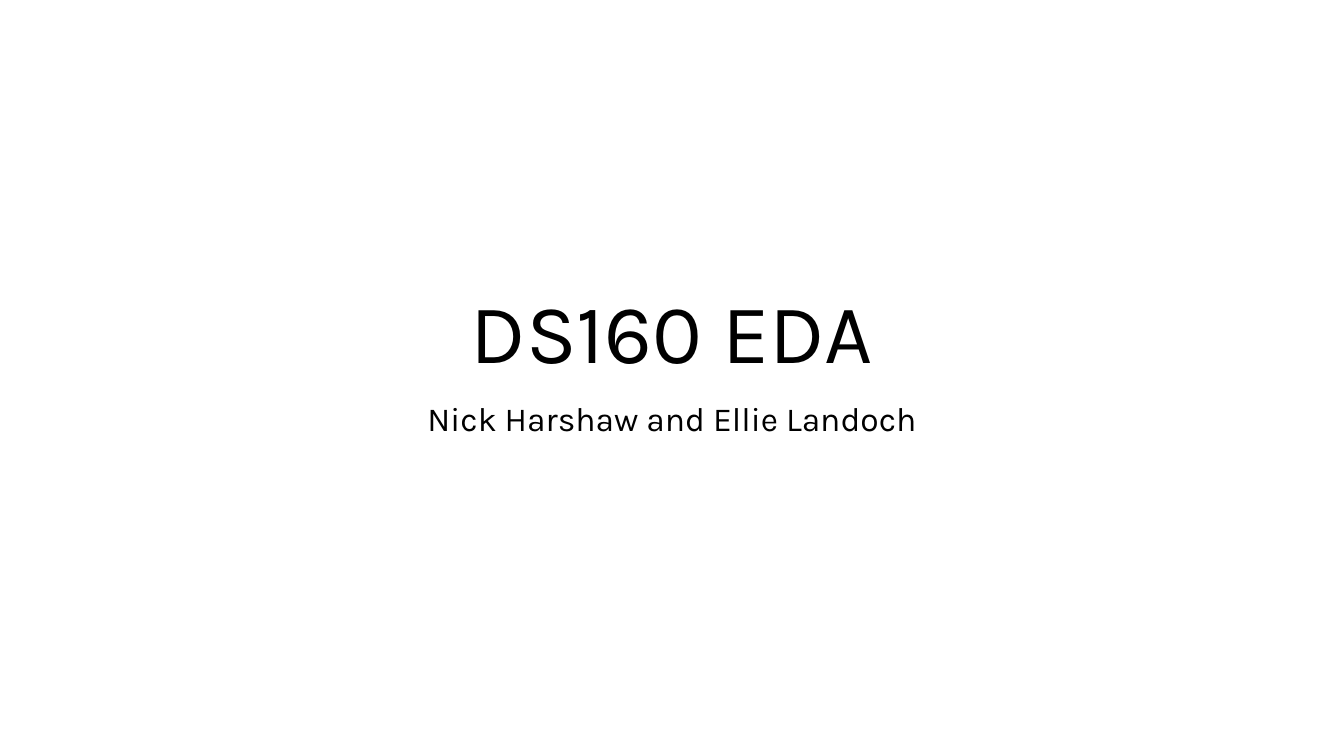
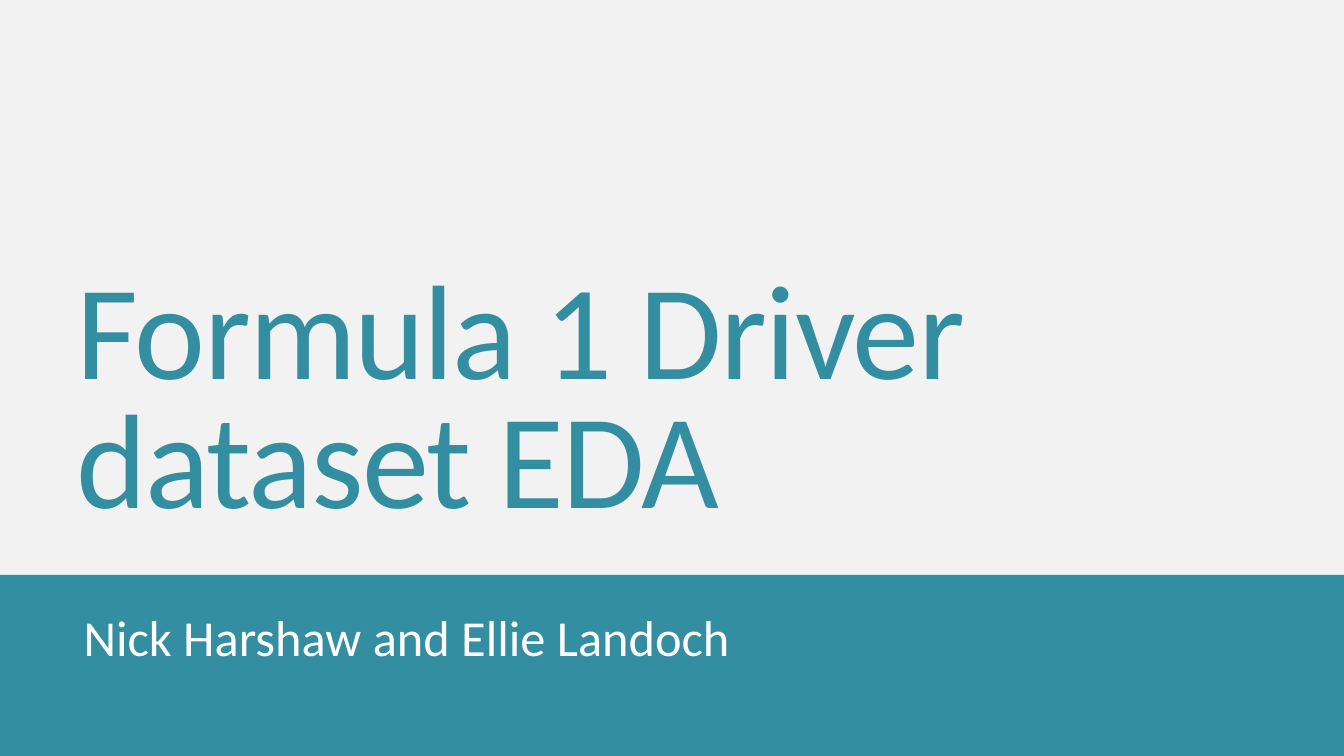
Before and after one commit to nickharshaw/Team-Project-1-NGH-EJL, a slide deck: slide 1 of TP1_NGH_EJL.pptx. Drawn at 1344x756 pixels with LibreOffice and Linux fonts; fonts in the diff are those of the drawing. Boxes give left, top, right and bottom in pixels: in the first picture for what was removed or moved away, otherwise in the second. Text is boxed around its words. In the diff, an @@ line names an element or a change of style, - is before the commit and + after.

```diff
--- a/TP1_NGH_EJL.pptx
+++ b/TP1_NGH_EJL.pptx
@@ rectangle added at bbox=[0, 0, 1344, 756], fill #F2F2F2 @@
@@ title at bbox=[77, 285, 965, 509]: text changed; size 60 to 96 pt; font Karla to Calibri; text colour #000000 to #328EA0 @@
-DS160 EDA
+Formula 1 Driver dataset EDA
@@ rectangle added at bbox=[0, 575, 1344, 756], fill #328EA0 @@
@@ subtitle "Nick Harshaw and Ellie Landoch": place and size @@
-subtitle "Nick Harshaw and Ellie Landoch" at bbox=[427, 408, 916, 432]
+subtitle "Nick Harshaw and Ellie Landoch" at bbox=[84, 621, 730, 657]
@@ subtitle "Nick Harshaw and Ellie Landoch" at bbox=[84, 621, 730, 657]: size 24 to 36 pt, font Karla to Calibri, text colour #000000 to #FFFFFF; alignment centre to left; line spacing 0.9 to 0.85; more space between paragraphs @@
```
Also in this commit, not shown: 4 other slides changed, 7 slides added, 7 slides removed, 2 other files.
